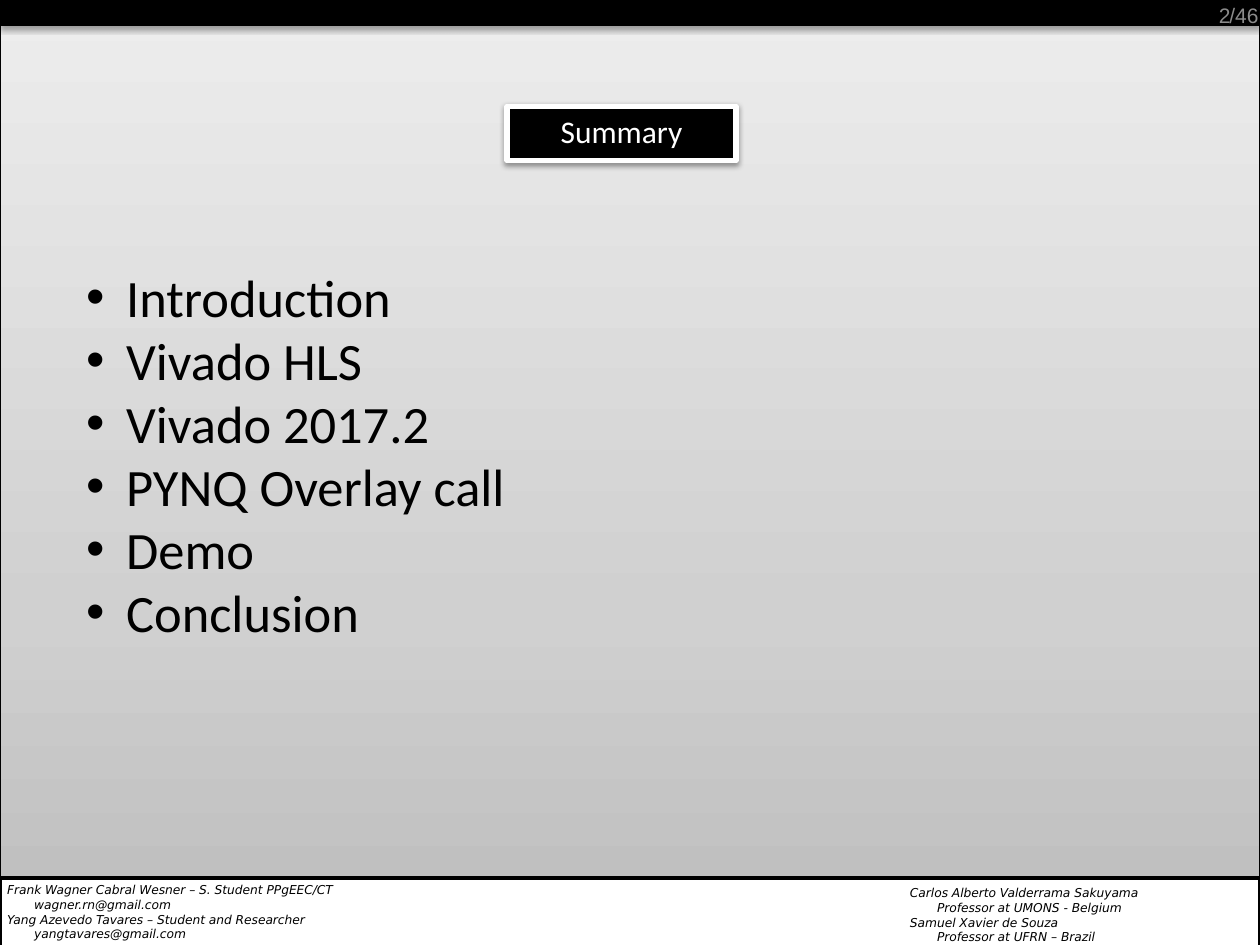
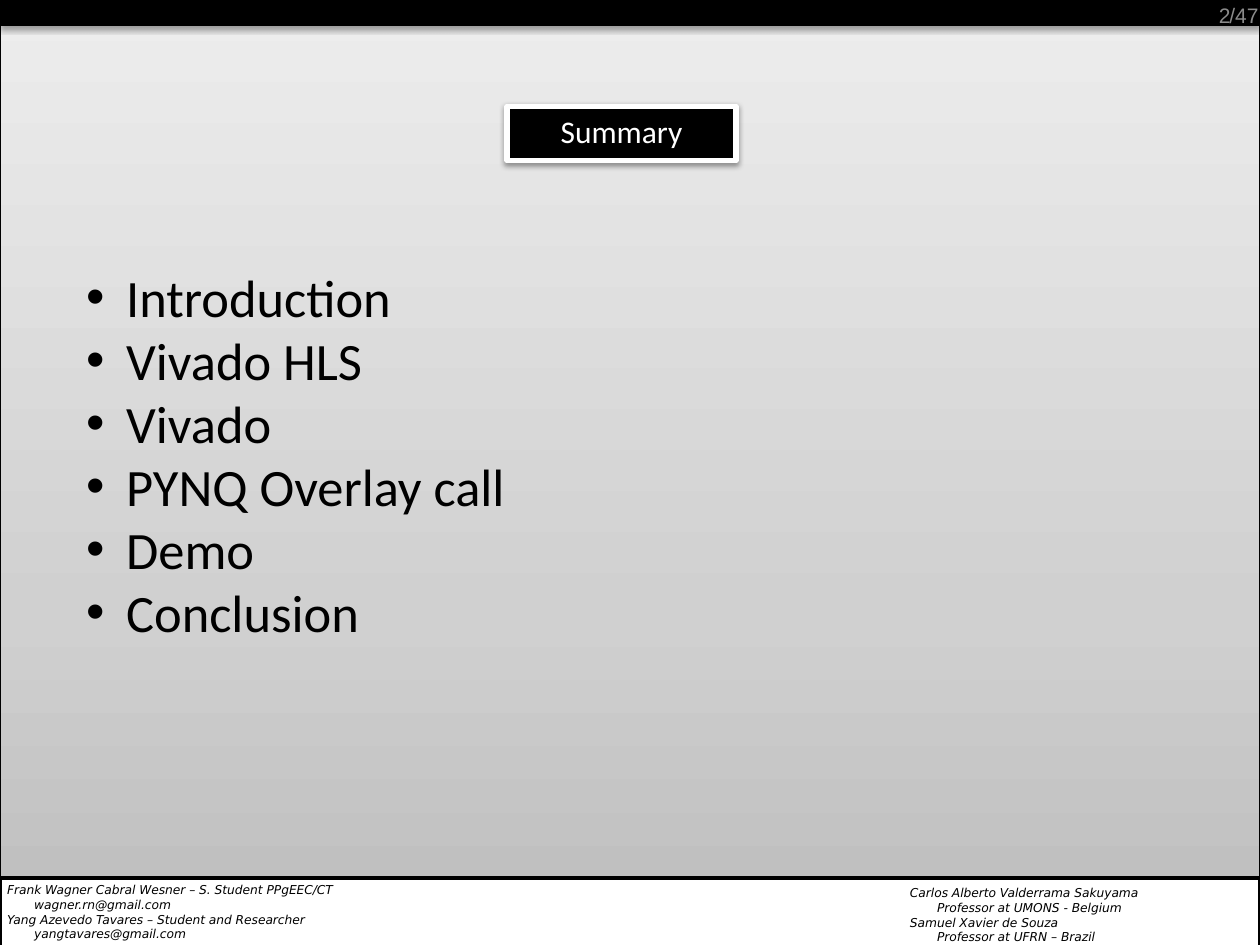
Before and after one commit to wagnerrn/pynq-primenumber, a slide deck: slide 2 of misc/primenumber_final_1.pptx. Drawn at 1260x945 pixels with LibreOffice and Linux fonts; fonts in the diff are those of the drawing; background and template pictures are left out. Boxes give left, top, right and bottom in pixels: in the first picture for what was removed or moved away, otherwise in the second. Text is boxed around its words. In the diff, an @@ line names an element or a change of style, - is before the commit and + after.

```diff
--- a/misc/primenumber_final_1.pptx
+++ b/misc/primenumber_final_1.pptx
@@ text at [1229, 8, 1258, 28]: text changed @@
-/46
+/47
@@ text at [126, 406, 271, 444]: text changed @@
-• Vivado 2017.2
+• Vivado
```
Also in this commit, not shown: 45 other slides changed, 1 slide added.
